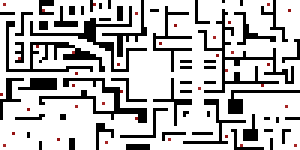
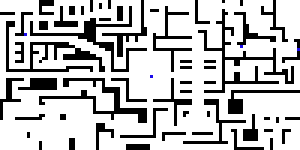
The second w=300, h=150 image is a revision of the first. Changes to its layers:
added layer "Lights" above "Layer" over (24, 33, 300, 78)
hid "Layer" over (0, 3, 297, 147)
